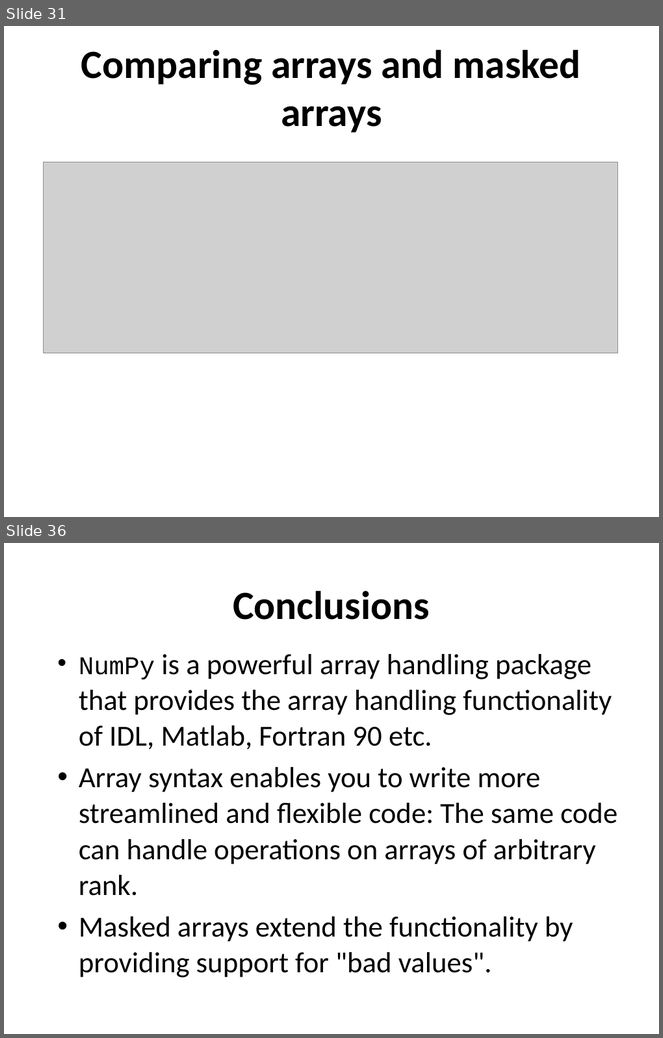
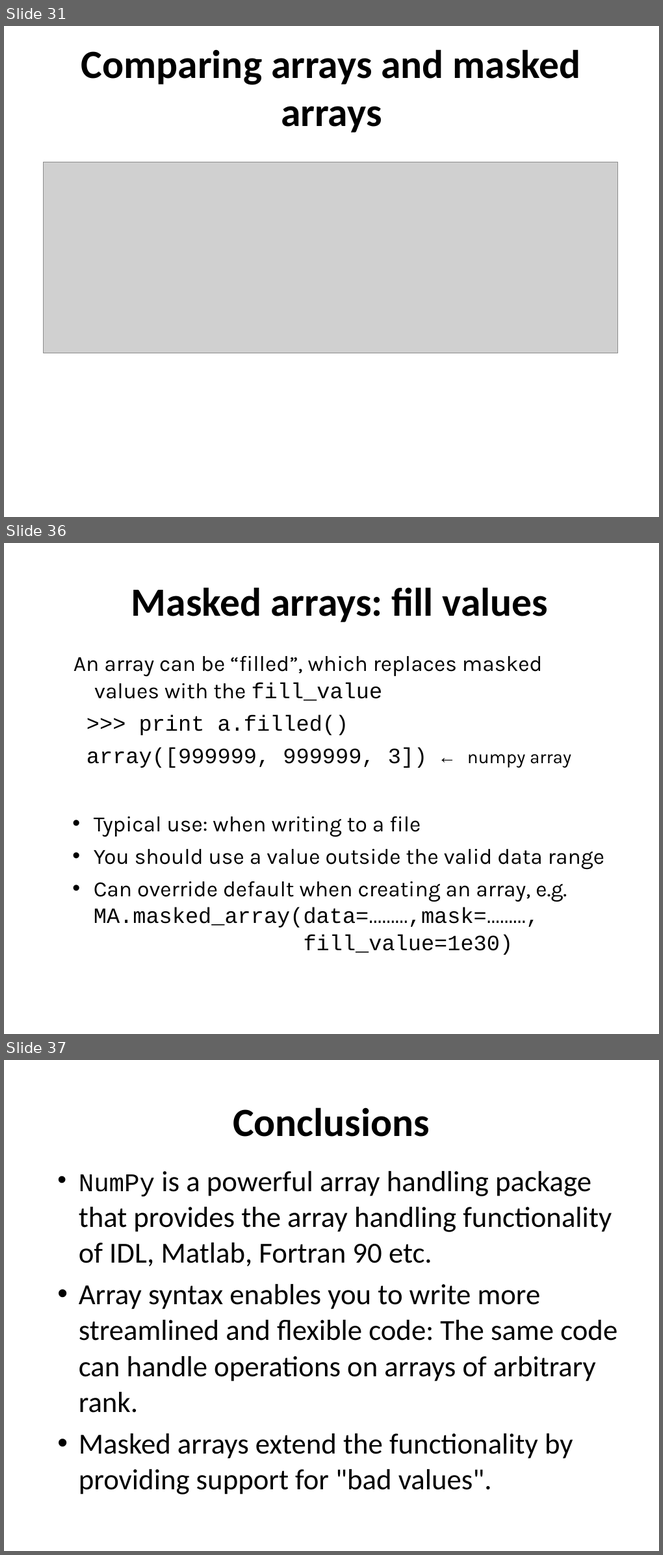
Before and after one commit to ncasuk/ncas-isc, a slide deck: python/presentations/handling_arrays/numpy.ppt. Shown one above the other, each under a label of ours: slides 31 and 36 before the commit, slides 31, 36 and 37 after it; the slides between them are not shown. The pictures are 663x1038 and 663x1555 pixels, drawn with LibreOffice and Linux fonts; fonts in the diff are those of the drawing; grey boxes stand for pictures; background and template pictures are left out. Boxes give left, top, right and bottom in pixels: in the first picture for what was removed or moved away, otherwise in the second. Text is boxed around its words. In the diff, an @@ line names an element or a change of style, - is before the commit and + after.

```diff
--- a/python/presentations/handling_arrays/numpy.ppt
+++ b/python/presentations/handling_arrays/numpy.ppt
@@ slide 36 added at (x1=4, y1=543, x2=659, y2=1034), background #FFFFFF @@
@@ text added at (x1=131, y1=587, x2=548, y2=622), 44 pt, text #000000, bold @@
+Masked arrays: fill values
@@ text added at (x1=74, y1=656, x2=571, y2=768), 24 pt, text #000000 @@
+An array can be “filled”, which replaces masked values with the fill_value
+>>> print a.filled()
+array([999999, 999999, 3]) ← numpy array
@@ text added at (x1=94, y1=817, x2=605, y2=955), 24 pt, text #000000 @@
+• Typical use: when writing to a file
+• You should use a value outside the valid data range
+• Can override default when creating an array, e.g.
+  MA.masked_array(data=………,mask=………,
+  fill_value=1e30)
@@ what was slide 36 is now slide 37 @@
```
Also in this commit, not shown: 12 slides changed, 3 other slides added, 3 slides removed.
